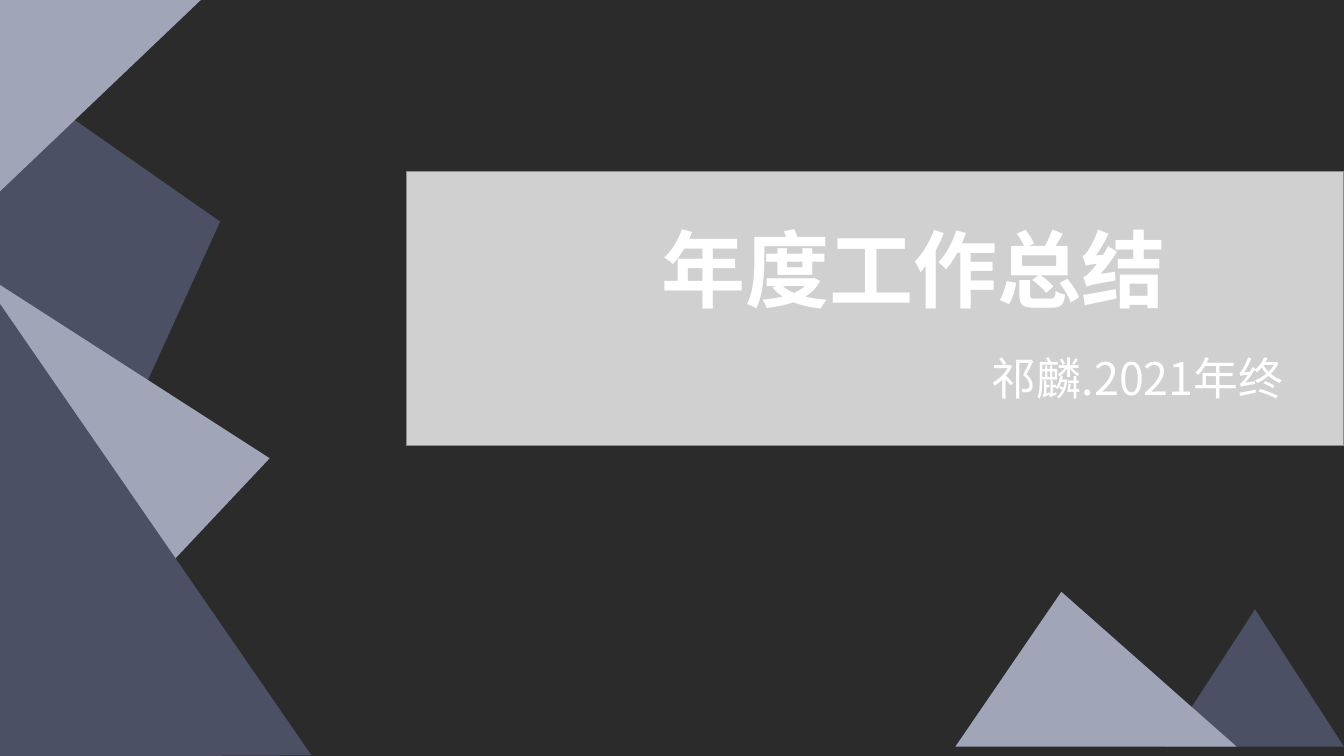
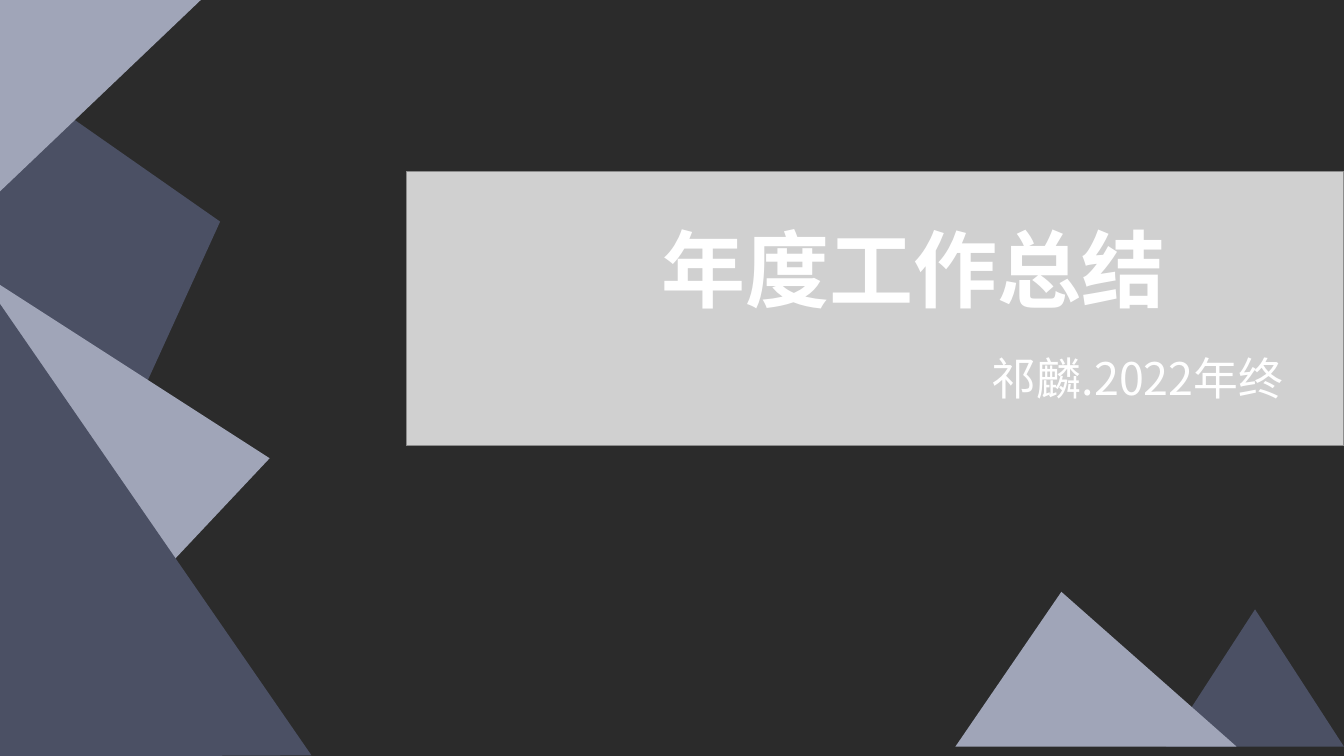
Before and after one commit to qilin0433/Myfile, a slide deck: slide 1 of 总结报告/祁麟2022Q4年度工作总结.pptx. Drawn at 1344x756 pixels with LibreOffice and Linux fonts; fonts in the diff are those of the drawing; grey boxes stand for pictures; background and template pictures are left out; a plain dark background stands for a picture behind light text. Boxes give left, top, right and bottom in pixels: in the first picture for what was removed or moved away, otherwise in the second. Text is boxed around its words. In the diff, an @@ line names an element or a change of style, - is before the commit and + after.

```diff
--- a/总结报告/祁麟2022Q4年度工作总结.pptx
+++ b/总结报告/祁麟2022Q4年度工作总结.pptx
@@ text at (992,358,1283,398): text changed @@
-祁麟.2021年终
+祁麟.2022年终
```
Also in this commit, not shown: 2 other slides changed, 5 slides added, 4 slides removed, 5 other files.
